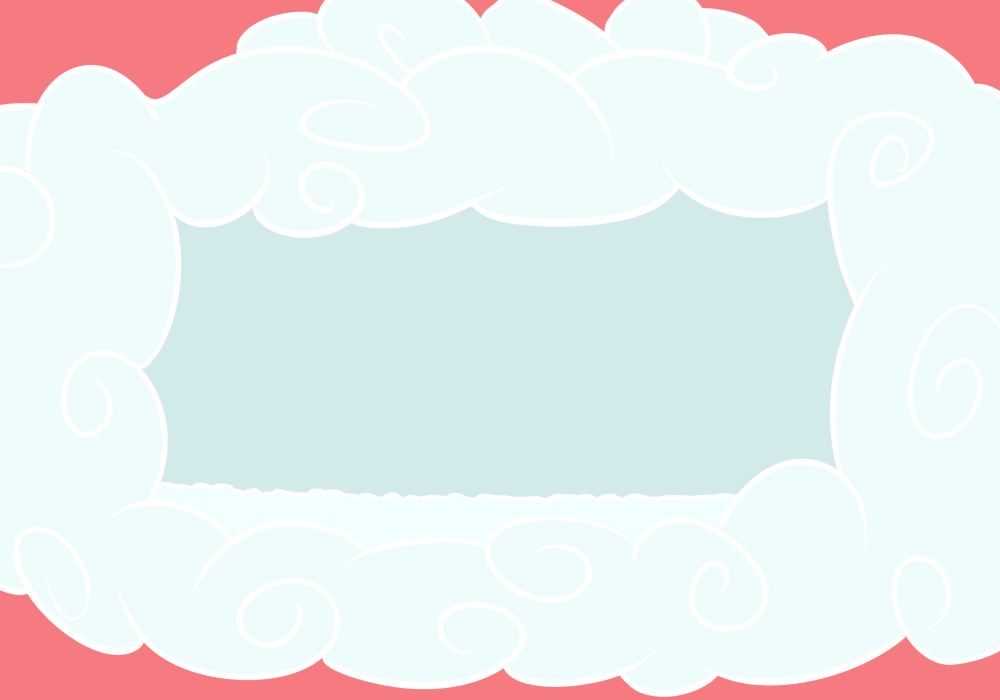
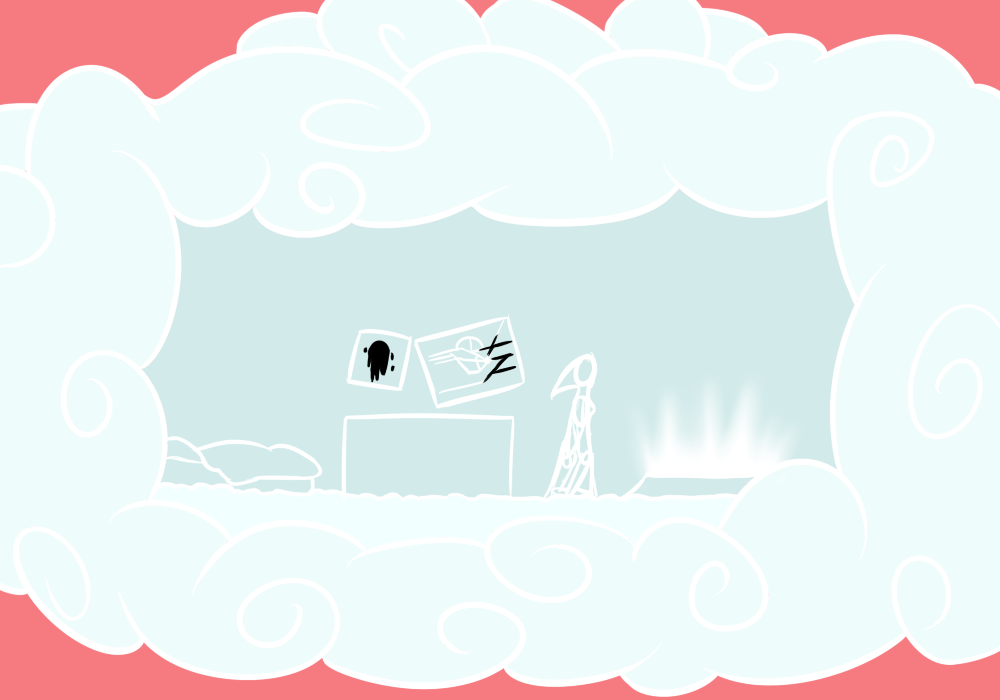
Comparing the layer stacks of the two 1000x700 images. Changes:
painted on "Layer2" over [166, 313, 801, 501]
added layer "Layer9" above "Layer8" over [543, 351, 598, 501]
added layer "Layer8" above "Layer4" over [166, 313, 525, 500]
painted on "Layer4" over [225, 481, 650, 501]
painted on "Layer5" over [231, 485, 650, 501]
added layer "Layer7" above "Layer6" over [620, 376, 801, 498]
added layer "Layer6" above "Layer3" over [620, 471, 763, 498]
painted on "Layer3" over [166, 313, 801, 501]
